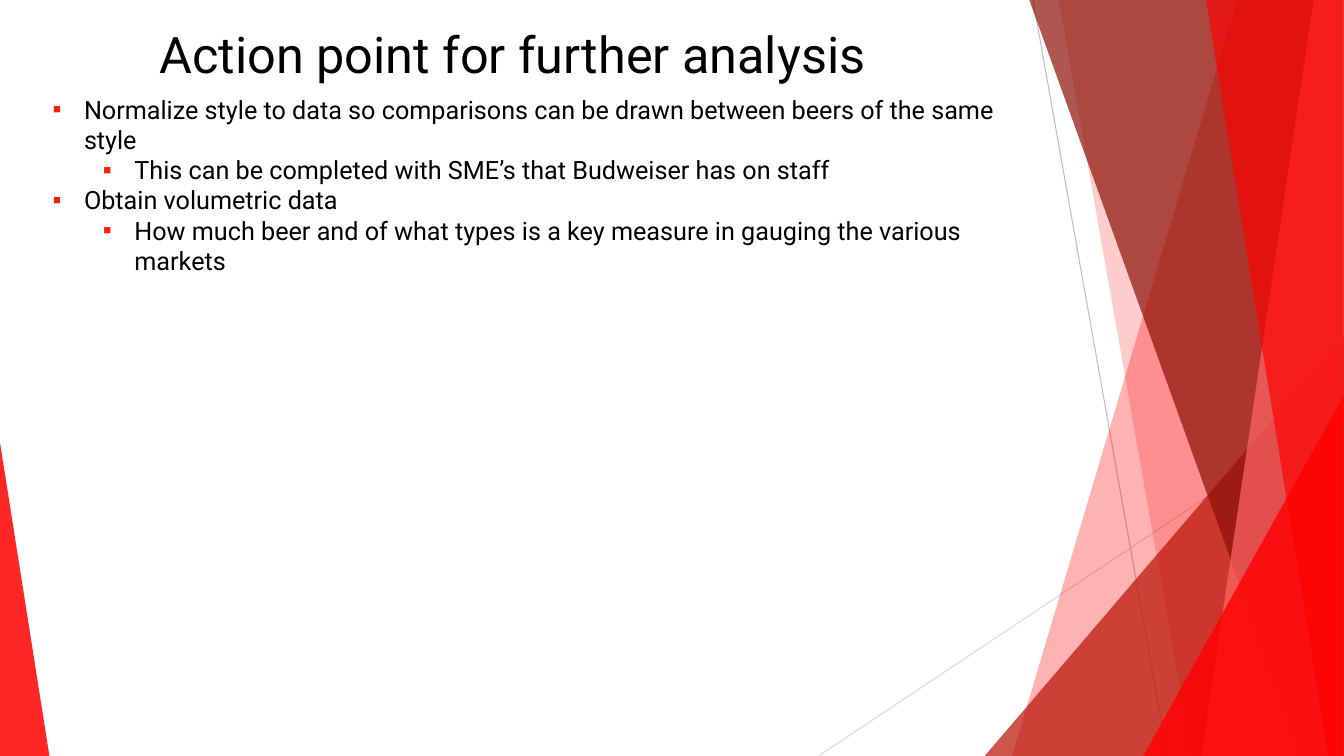
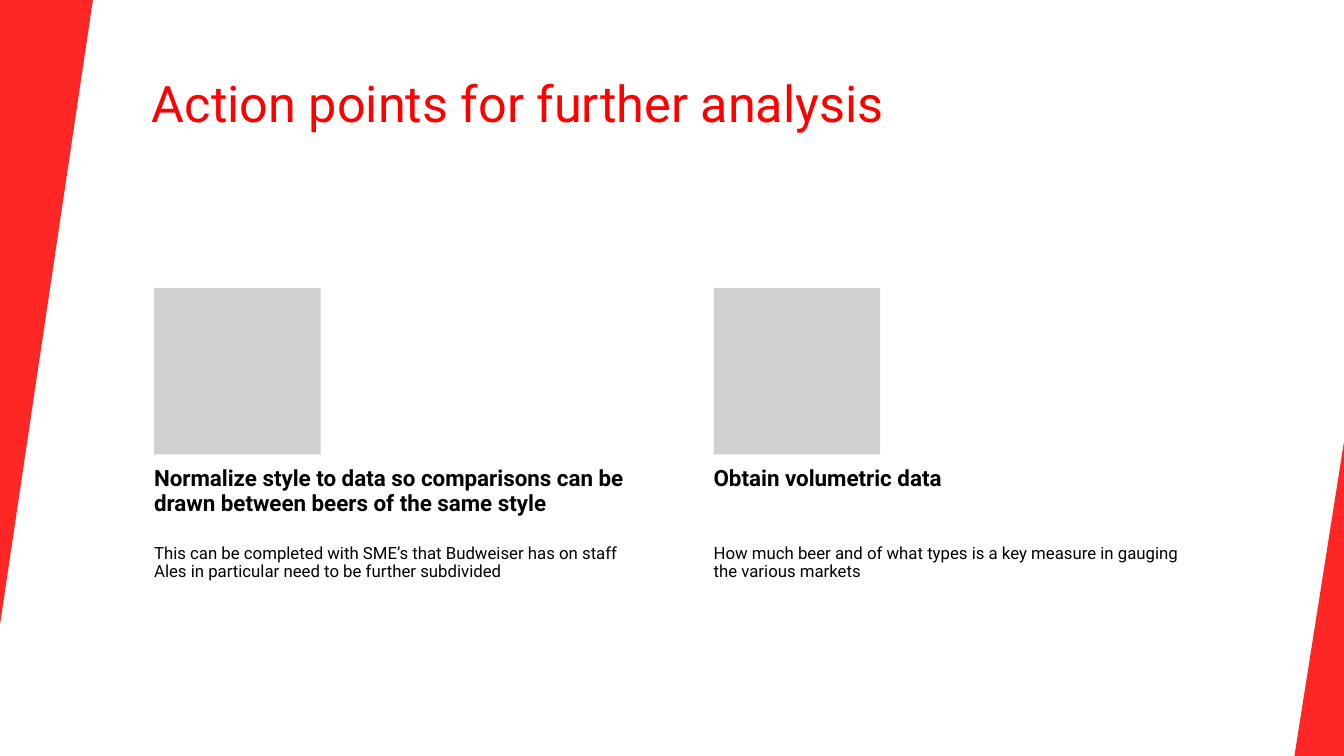
Before and after one commit to 7446Nguyen/6306_Project1, a slide deck: slide 15 of Budweiser C level presentation.pptx (slide 9 before the commit). Drawn at 1344x756 pixels with LibreOffice and Linux fonts; fonts in the diff are those of the drawing; grey boxes stand for pictures. Boxes give left, top, right and bottom in pixels: in the first picture for what was removed or moved away, otherwise in the second. Text is boxed around its words. In the diff, an @@ line names an element or a change of style, - is before the commit and + after.

Commit message:
Final fixes to Rmd and presentation

```diff
--- a/Budweiser C level presentation.pptx
+++ b/Budweiser C level presentation.pptx
@@ rectangle added at (0,0,1344,756), fill #FFFFFF @@
@@ triangle added at (0,0,93,625), fill #FF0000 at 85% opacity @@
@@ line removed from (1033, 0) to (1168, 756) @@
@@ text at (152,83,884,133): text changed; text colour #000000 to #FF0000 @@
-Action point for further analysis
+Action points for further analysis
@@ text removed at (84,100,993,271) @@
-▪ Normalize style to data so comparisons can be drawn between beers of the same style
-  ▪ This can be completed with SME’s that Budweiser has on staff
-▪ Obtain volumetric data
-  ▪ How much beer and of what types is a key measure in gauging the various markets
@@ line removed from (1344, 406) to (819, 756) @@
@@ group added at (0,0,1344,756): 5 freeform shapes, 3 triangles, 2 lines @@
@@ triangle added at (1295,443,1344,756), fill #FF0000 at 85% opacity @@
@@ group added at (154,288,1178,581): 4 texts, 2 pictures @@
+Normalize style to data so comparisons can be drawn between beers of the same style
+This can be completed with SME’s that Budweiser has on staff Ales in particular need to be further subdivided
+Obtain volumetric data
+How much beer and of what types is a key measure in gauging the various markets
```
Also in this commit, not shown: 1 other slide changed, 6 slides added, 3 other files.
